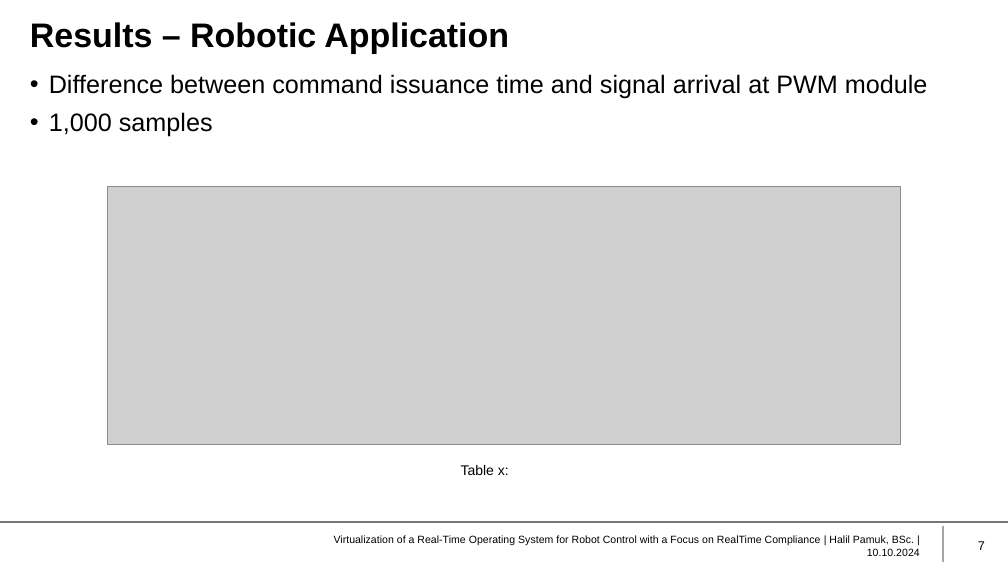
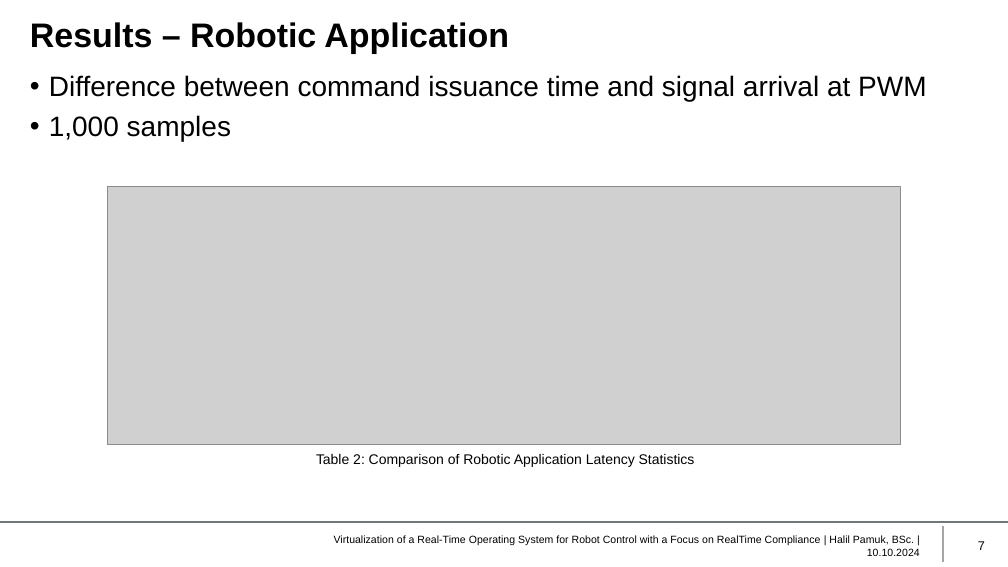
Before and after one commit to HIP24/Masterarbeit, a slide deck: slide 7 of Masterprüfung/Presentation/Presentation.pptx. Drawn at 1008x567 pixels with LibreOffice and Linux fonts; fonts in the diff are those of the drawing; grey boxes stand for pictures; background and template pictures are left out. Boxes give left, top, right and bottom in pixels: in the first picture for what was removed or moved away, otherwise in the second. Text is boxed around its words. In the diff, an @@ line names an element or a change of style, - is before the commit and + after.

```diff
--- a/Masterprüfung/Presentation/Presentation.pptx
+++ b/Masterprüfung/Presentation/Presentation.pptx
@@ text at <box>49,75,927,101</box>: text changed; size 18 to 20 pt @@
-• Difference between command issuance time and signal arrival at PWM module
+• Difference between command issuance time and signal arrival at PWM
@@ text at <box>49,115,231,142</box>: size 18 to 20 pt in "1,000 samples" @@
@@ text added at <box>316,454,695,467</box>, 10 pt, text #000000 @@
+Table 2: Comparison of Robotic Application Latency Statistics
@@ text removed at <box>461,465,509,475</box> @@
-Table x:
```
Also in this commit, not shown: 5 other slides changed, 1 other file.
